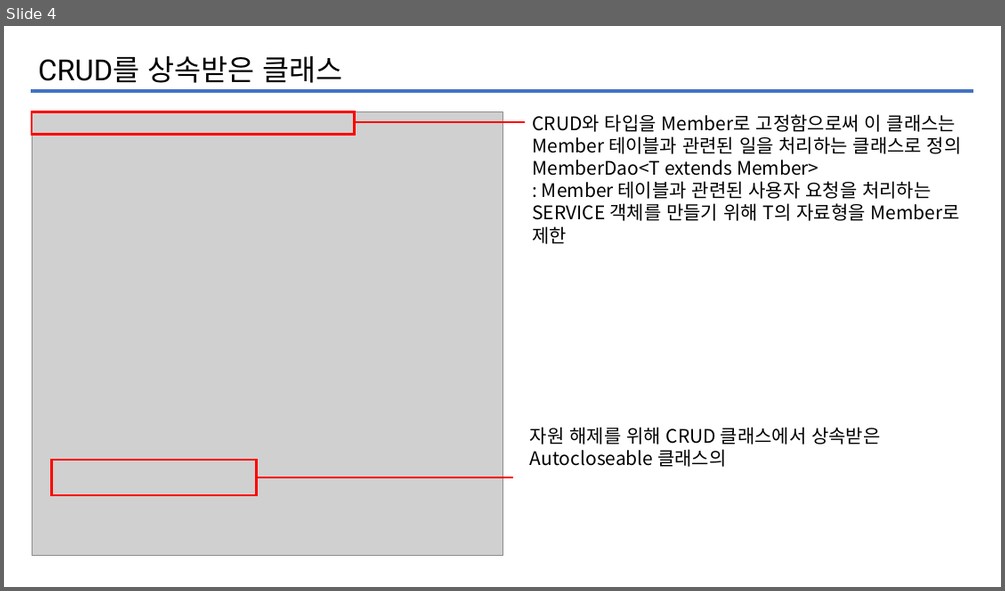
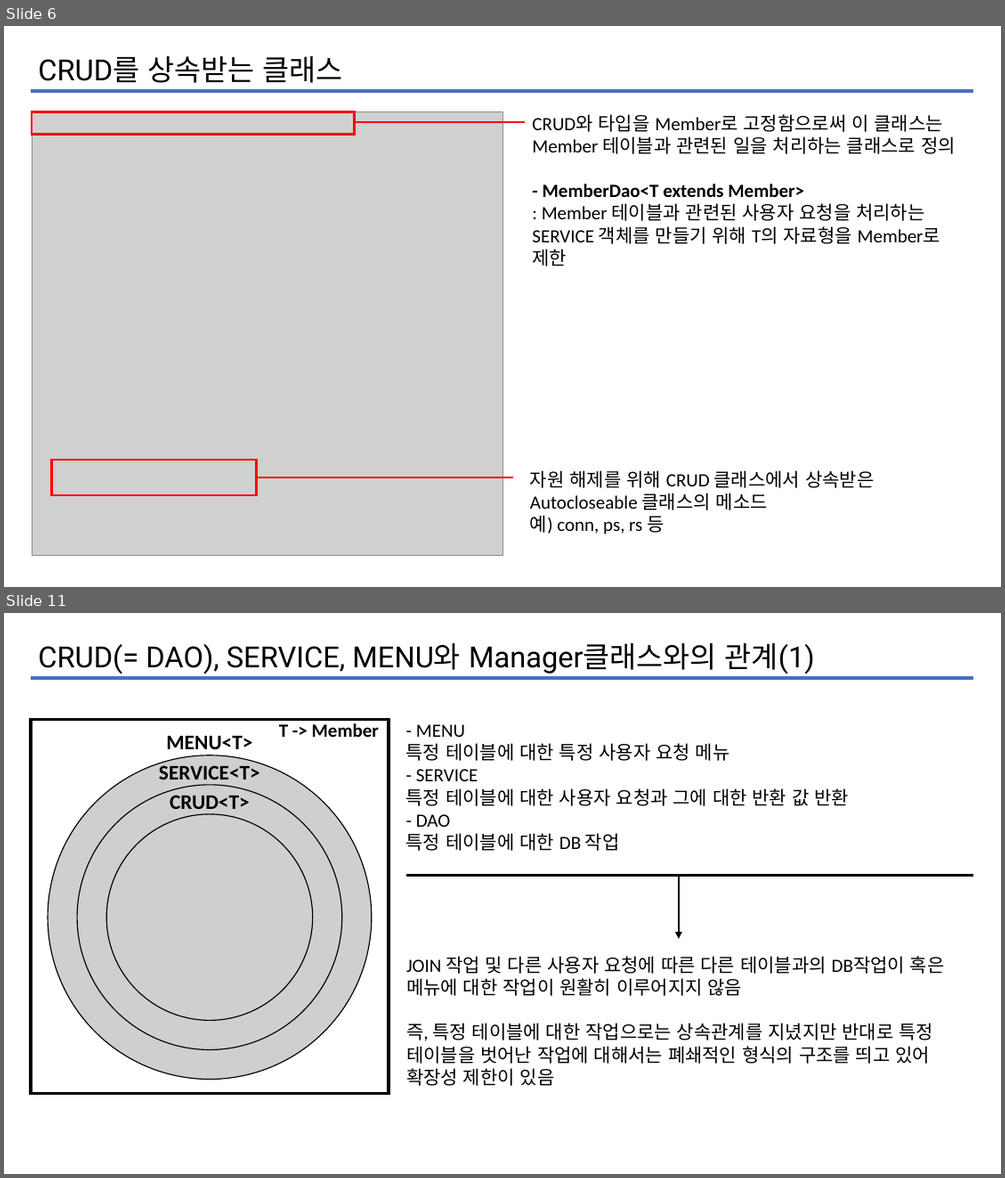
Before and after one commit to iuj09/InterestBook, a slide deck: KOSTAmini1/dogi.pptx. Shown one above the other, each under a label of ours: slide 4 before the commit, slides 6 and 11 after it; the slides between them are not shown. The pictures are 1005x591 and 1005x1178 pixels, drawn with LibreOffice and Linux fonts; fonts in the diff are those of the drawing; grey boxes stand for pictures. Boxes give left, top, right and bottom in pixels: in the first picture for what was removed or moved away, otherwise in the second. Text is boxed around its words. In the diff, an @@ line names an element or a change of style, - is before the commit and + after.

```diff
--- a/KOSTAmini1/dogi.pptx
+++ b/KOSTAmini1/dogi.pptx
@@ slide 11 added at [4,613,1001,1174], background #FFFFFF @@
@@ text added at [38,643,815,674], 28 pt, text #000000 @@
+CRUD(= DAO), SERVICE, MENU와 Manager클래스와의 관계(1)
@@ line added from (31, 678) to (973, 678), #4472C4 3 pt @@
@@ group added at [31,719,388,1093]: 4 texts, 3 ellipses, 1 rectangle @@
+CRUD<T>
+SERVICE<T>
+MENU<T>
+T -> Member
@@ text added at [406,724,849,851], 18 pt, text #000000 @@
+- MENU
+특정 테이블에 대한 특정 사용자 요청 메뉴
+- SERVICE
+특정 테이블에 대한 사용자 요청과 그에 대한 반환 값 반환
+- DAO
+특정 테이블에 대한 DB 작업
@@ line added from (406, 876) to (973, 876), #000000 2.25 pt @@
@@ arrow added from (679, 876) to (679, 939), #000000 2.25 pt @@
@@ text added at [406,956,945,1086], 18 pt, text #000000 @@
+JOIN 작업 및 다른 사용자 요청에 따른 다른 테이블과의 DB작업이 혹은 메뉴에 대한 작업이 원활히 이루어지지 않음
+즉, 특정 테이블에 대한 작업으로는 상속관계를 지녔지만 반대로 특정 테이블을 벗어난 작업에 대해서는 폐쇄적인 형식의 구조를 띄고 있어 확장성 제한이 있음
@@ what was slide 4 is now slide 6 @@
@@ slide 6 changed as well @@
@@ text at [38,56,342,83]: text changed @@
-CRUD를 상속받은 클래스
+CRUD를 상속받는 클래스
@@ text at [532,114,955,266]: text changed; font Noto Sans CJK KR to Calibri @@
-CRUD와 타입을 Member로 고정함으로써 이 클래스는 Member 테이블과 관련된 일을 처리하는 클래스로 정의
-MemberDao<T extends Member>
-: Member 테이블과 관련된 사용자 요청을 처리하는 SERVICE 객체를 만들기 위해 T의 자료형을 Member로 제한
+CRUD와 타입을 Member로 고정함으로써 이 클래스는 Member 테이블과 관련된 일을 처리하는 클래스로 정의
+- MemberDao<T extends Member>
+: Member 테이블과 관련된 사용자 요청을 처리하는 SERVICE 객체를 만들기 위해 T의 자료형을 Member로 제한
@@ text at [530,470,874,534]: text changed; font Noto Sans CJK KR to Calibri @@
-자원 해제를 위해 CRUD 클래스에서 상속받은 Autocloseable 클래스의
+자원 해제를 위해 CRUD 클래스에서 상속받은 Autocloseable 클래스의 메소드
+예) conn, ps, rs 등
```
Also in this commit, not shown: 3 other slides changed, 12 other slides added, 12 other files.
